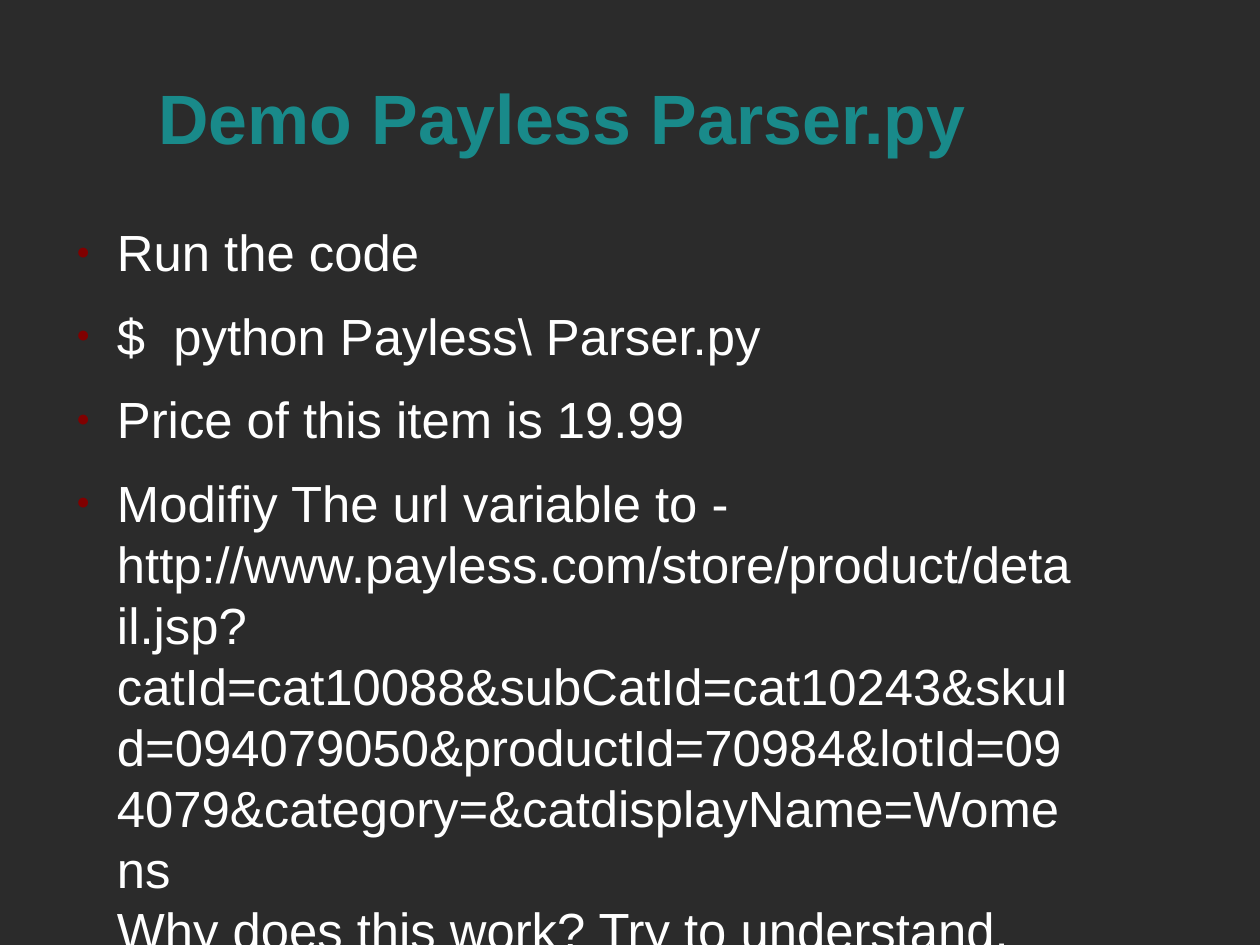
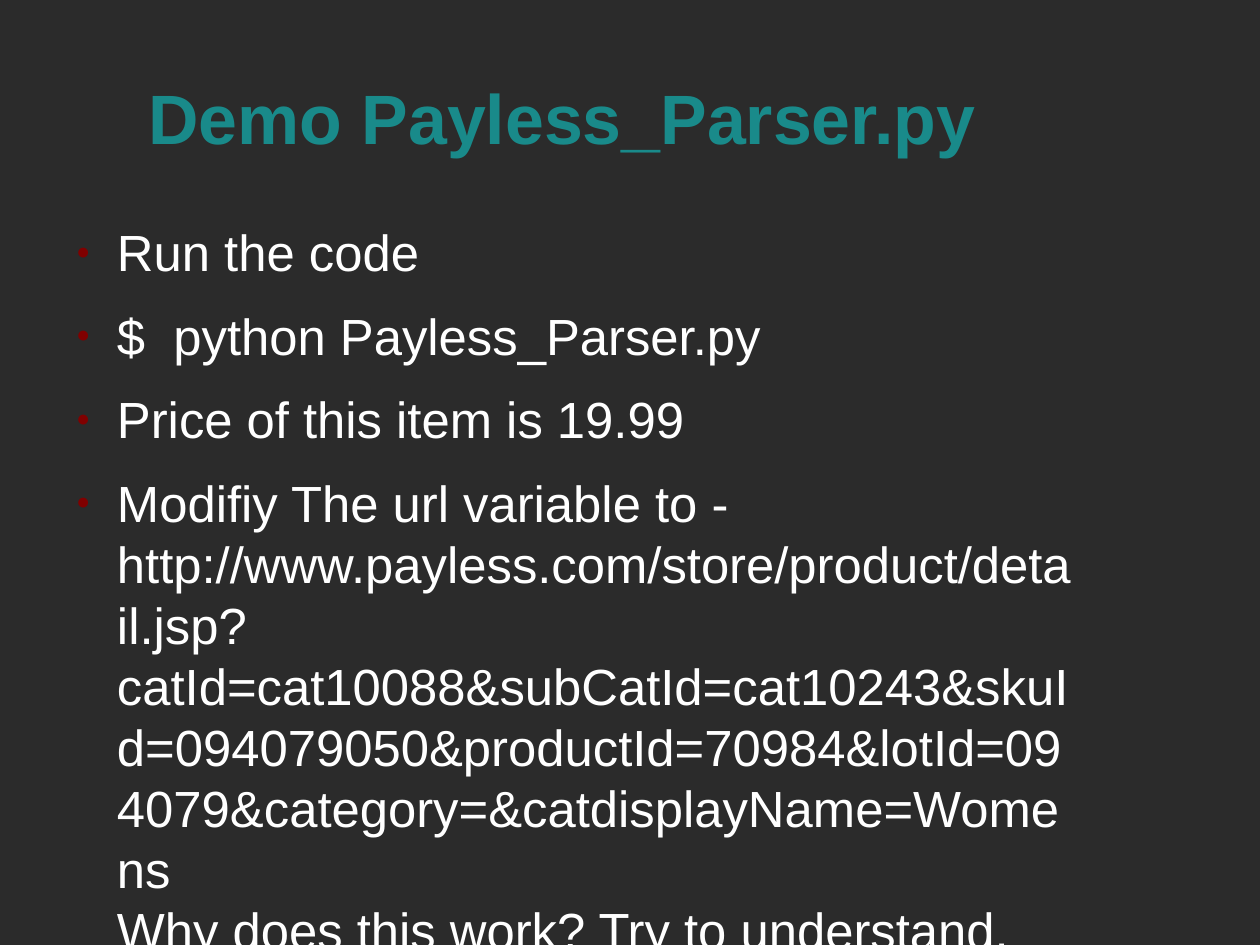
Before and after one commit to firesofmay/Null-Pune-Intro-to-Scraping-Talk-March-2012, a slide deck: slide 19 of Presentation.odp. Drawn at 1260x945 pixels with LibreOffice and Linux fonts; fonts in the diff are those of the drawing; background and template pictures are left out; a plain dark background stands for a picture behind light text. Boxes give left, top, right and bottom in pixels: in the first picture for what was removed or moved away, otherwise in the second. Text is boxed around its words. In the diff, an @@ line names an element or a change of style, - is before the commit and + after.

```diff
--- a/Presentation.odp
+++ b/Presentation.odp
@@ title at (149,93,975,157): text changed @@
-Demo Payless Parser.py
+Demo Payless_Parser.py
@@ text at (173,318,761,365): text changed @@
-● $ python Payless\ Parser.py
+● $ python Payless_Parser.py
```
Also in this commit, not shown: 3 other slides changed.
